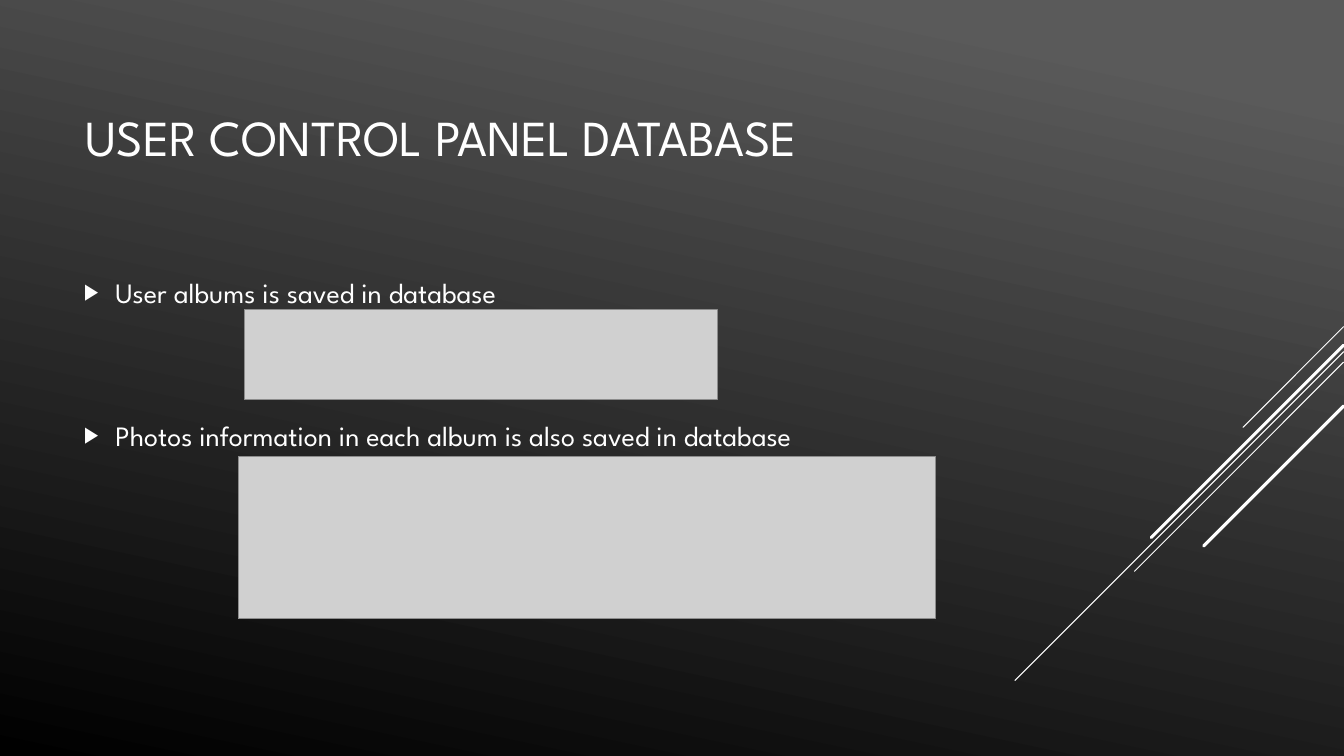
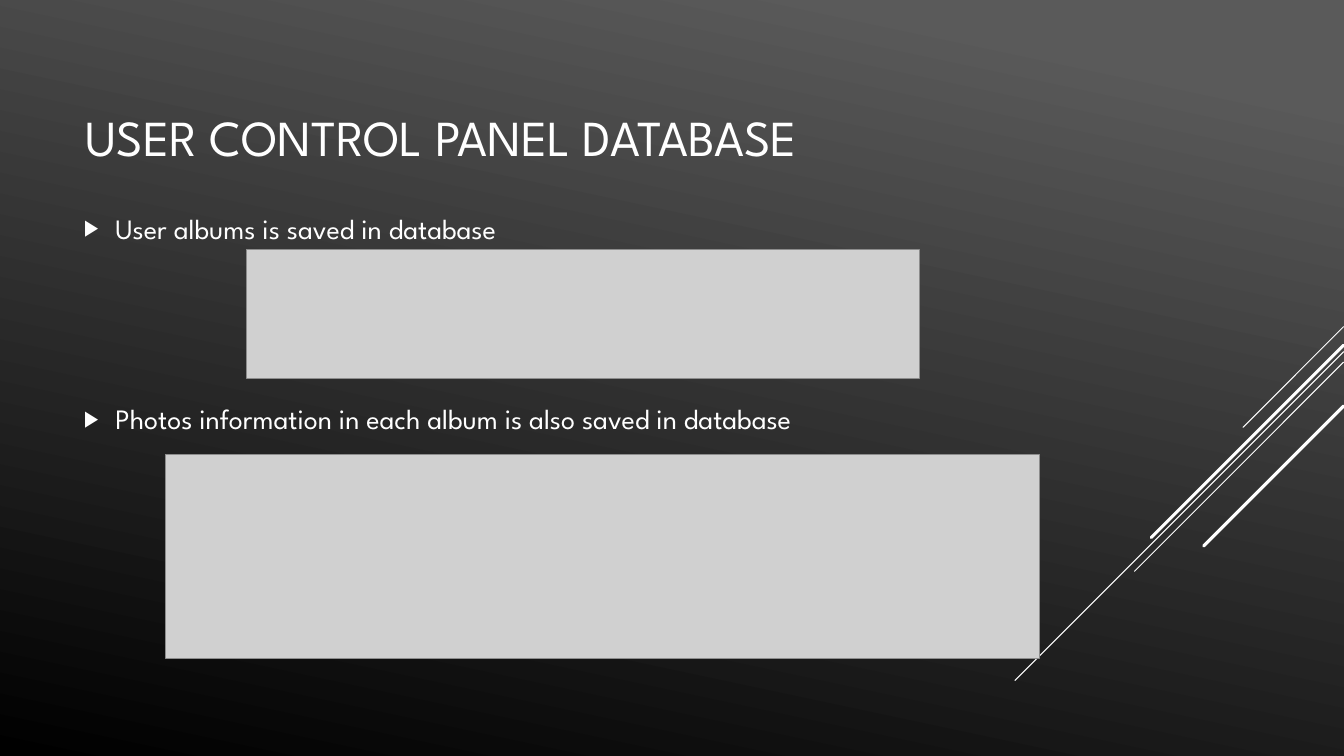
Before and after one commit to vdc1703/COMP5130F2018, a slide deck: slide 9 of Final-Powerpoint/Final.pptx. Drawn at 1344x756 pixels with LibreOffice and Linux fonts; fonts in the diff are those of the drawing; grey boxes stand for pictures. Boxes give left, top, right and bottom in pixels: in the first picture for what was removed or moved away, otherwise in the second. Text is boxed around its words. In the diff, an @@ line names an element or a change of style, - is before the commit and + after.

```diff
--- a/Final-Powerpoint/Final.pptx
+++ b/Final-Powerpoint/Final.pptx
@@ text "User albums is saved in ..." rewrapped from (115,283,791,447) to (115,219,791,430) @@
@@ picture: place and size @@
-picture at (245,310,718,400)
+picture at (247,250,921,379)
@@ picture: place and size @@
-picture at (238,456,936,618)
+picture at (165,455,1040,658)
```
Also in this commit, not shown: 5 other slides changed.
